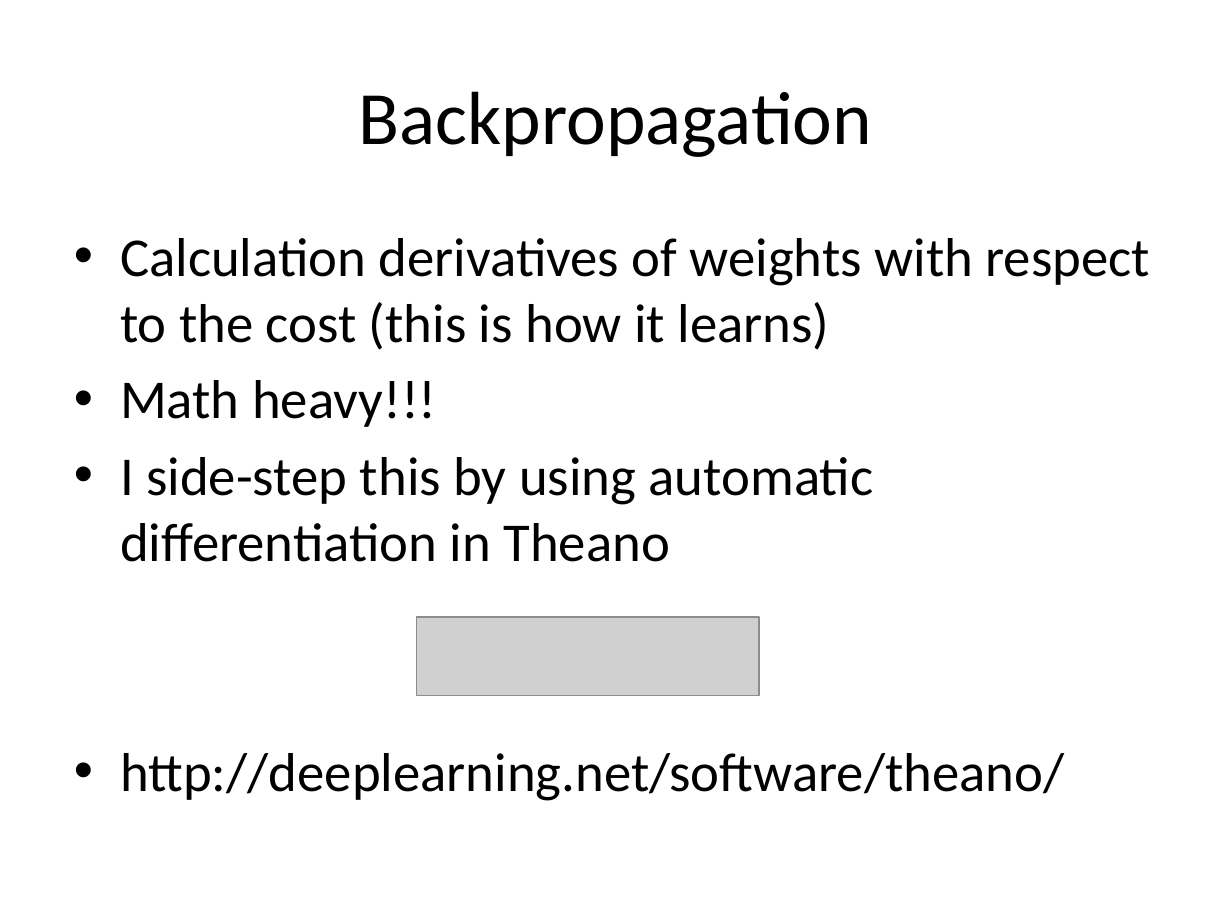
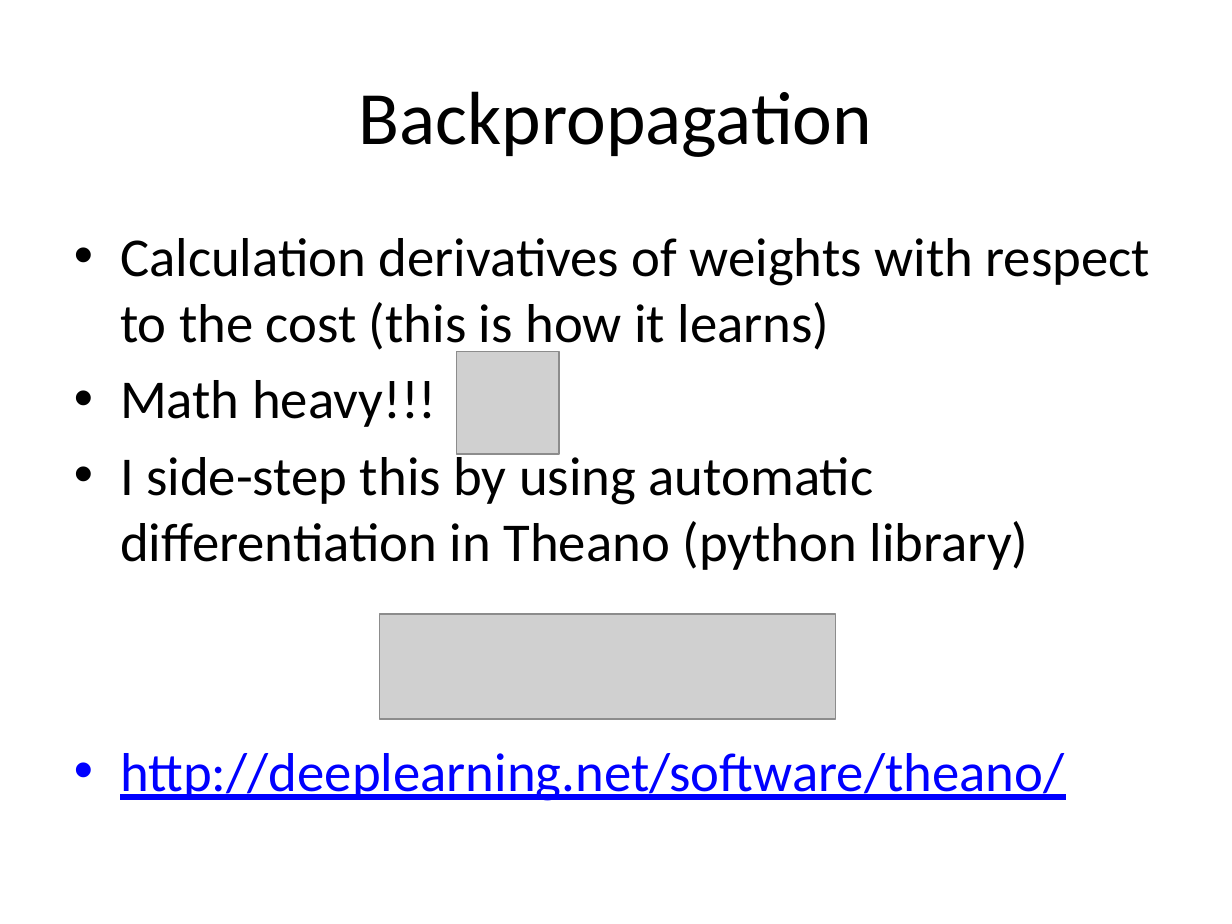
Before and after one commit to dlacombejr/MPCR_demo, a slide deck: slide 25 of aNN_presentation.pptx (slide 15 before the commit). Drawn at 1232x924 pixels with LibreOffice and Linux fonts; fonts in the diff are those of the drawing; grey boxes stand for pictures. Boxes give left, top, right and bottom in pixels: in the first picture for what was removed or moved away, otherwise in the second. Text is boxed around its words. In the diff, an @@ line names an element or a change of style, - is before the commit and + after.

```diff
--- a/aNN_presentation.pptx
+++ b/aNN_presentation.pptx
@@ picture added at (x1=457, y1=351, x2=559, y2=453) @@
@@ text at (x1=120, y1=449, x2=1029, y2=570): text changed @@
-• I side-step this by using automatic differentiation in Theano
+• I side-step this by using automatic differentiation in Theano (python library)
@@ picture resized from (x1=416, y1=617, x2=759, y2=696) to (x1=379, y1=614, x2=835, y2=718) @@
@@ text at (x1=120, y1=753, x2=1064, y2=801): text colour #000000 to #0000FF, underline on in "http://deeplearning.net/software/theano/" @@
```
Also in this commit, not shown: 12 other slides changed, 9 slides added, 3 other files.
